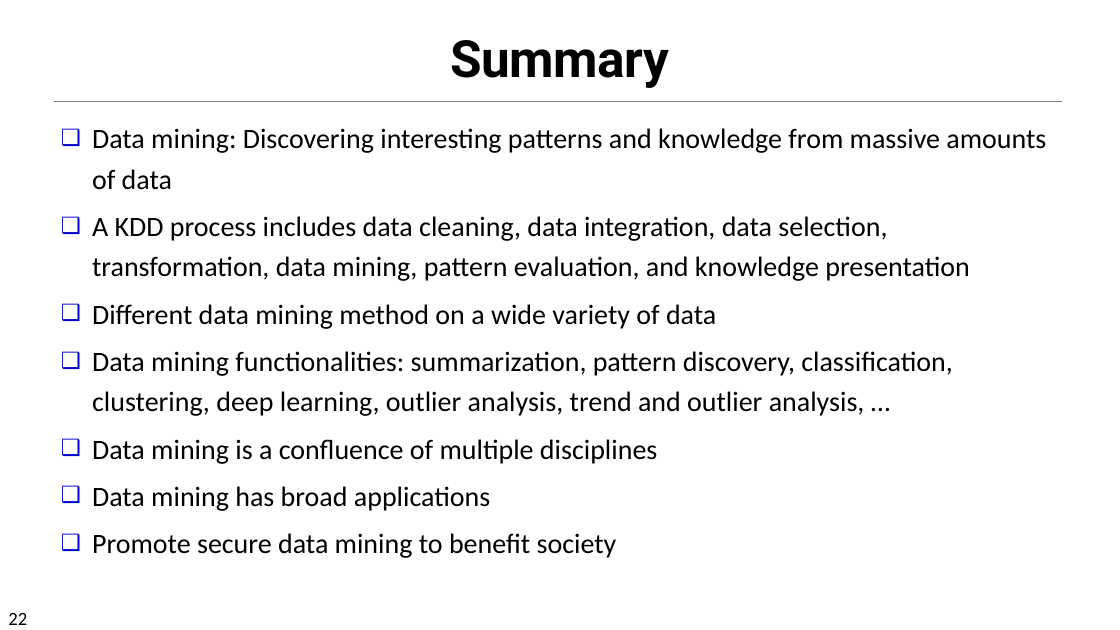
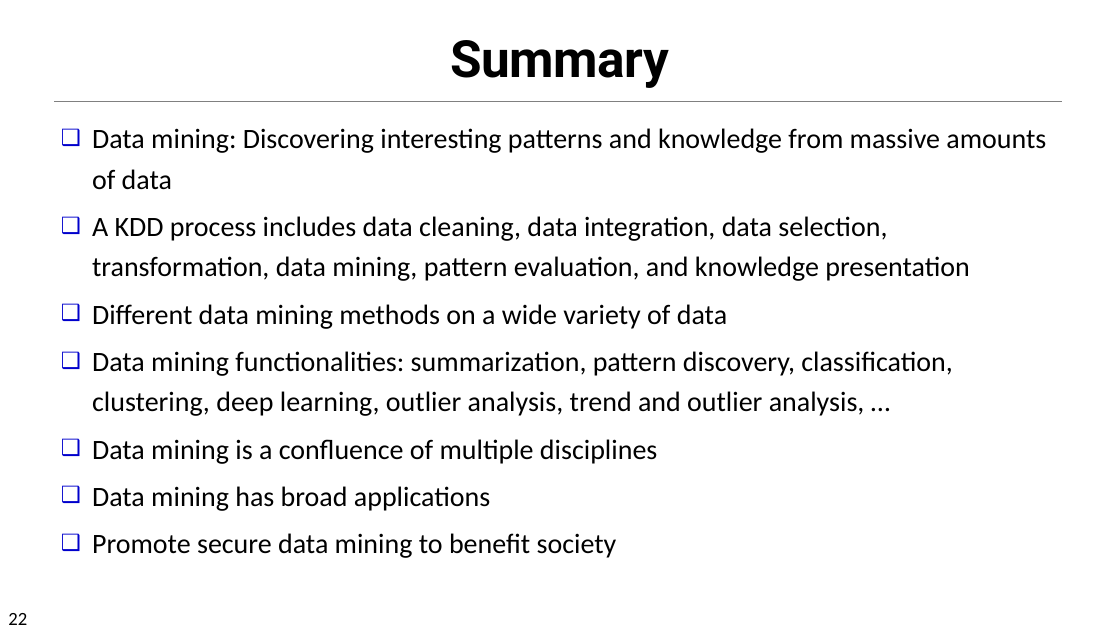
Before and after one commit to chriswjh/chriswjh.github.io, a slide deck: slide 22 of EDM/01-Introduction.pptx. Drawn at 1120x630 pixels with LibreOffice and Linux fonts; fonts in the diff are those of the drawing. Boxes give left, top, right and bottom in pixels: in the first picture for what was removed or moved away, otherwise in the second. Text is boxed around its words. In the diff, an @@ line names an element or a change of style, - is before the commit and + after.

```diff
--- a/EDM/01-Introduction.pptx
+++ b/EDM/01-Introduction.pptx
@@ text at bbox=[92, 304, 727, 329]: text changed @@
-❑ Different data mining method on a wide variety of data
+❑ Different data mining methods on a wide variety of data
```
Also in this commit, not shown: 5 other slides changed, 3 other files.
